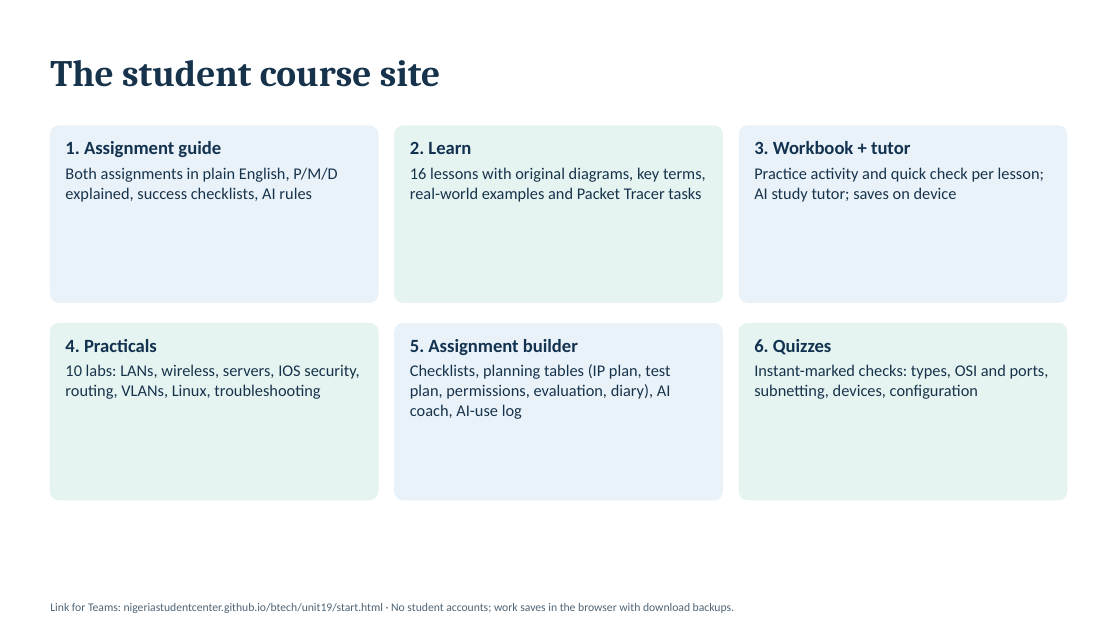
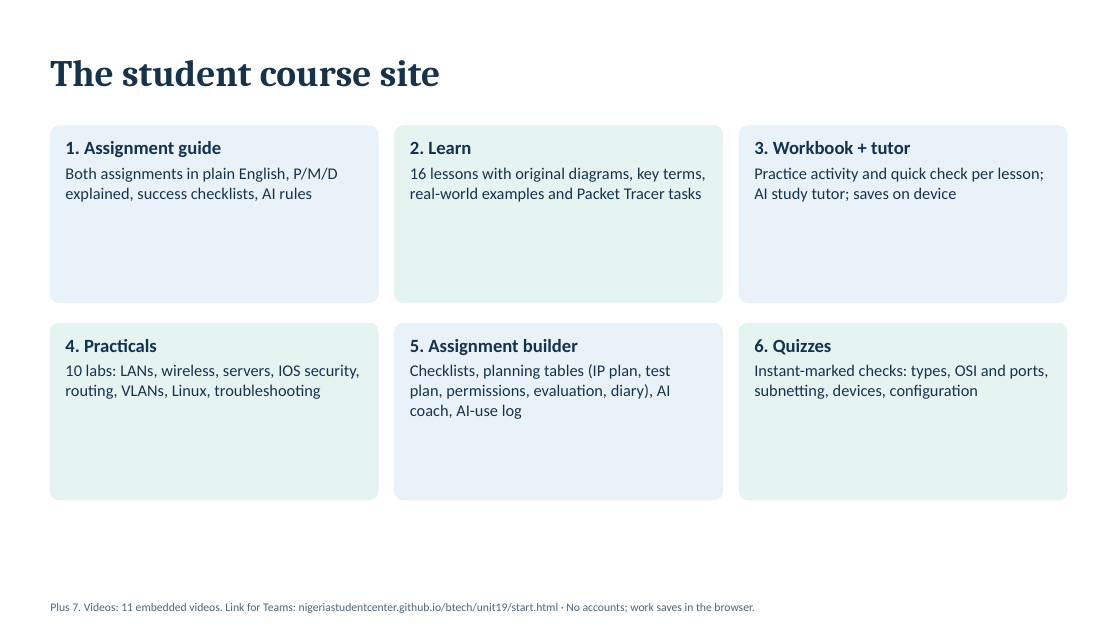
Before and after one commit to NigeriaStudentCenter/btech, a slide deck: slide 5 of docs/unit19/teacher/Unit19-Computer-Networking-Teacher-Deck.pptx. Drawn at 1120x630 pixels with LibreOffice and Linux fonts; fonts in the diff are those of the drawing. Boxes give left, top, right and bottom in pixels: in the first picture for what was removed or moved away, otherwise in the second. Text is boxed around its words. In the diff, an @@ line names an element or a change of style, - is before the commit and + after.

```diff
--- a/docs/unit19/teacher/Unit19-Computer-Networking-Teacher-Deck.pptx
+++ b/docs/unit19/teacher/Unit19-Computer-Networking-Teacher-Deck.pptx
@@ text at (50, 603, 754, 613): text changed @@
-Link for Teams: nigeriastudentcenter.github.io/btech/unit19/start.html · No student accounts; work saves in the browser with download backups.
+Plus 7. Videos: 11 embedded videos. Link for Teams: nigeriastudentcenter.github.io/btech/unit19/start.html · No accounts; work saves in the browser.
```
Also in this commit, not shown: 12 other files.
